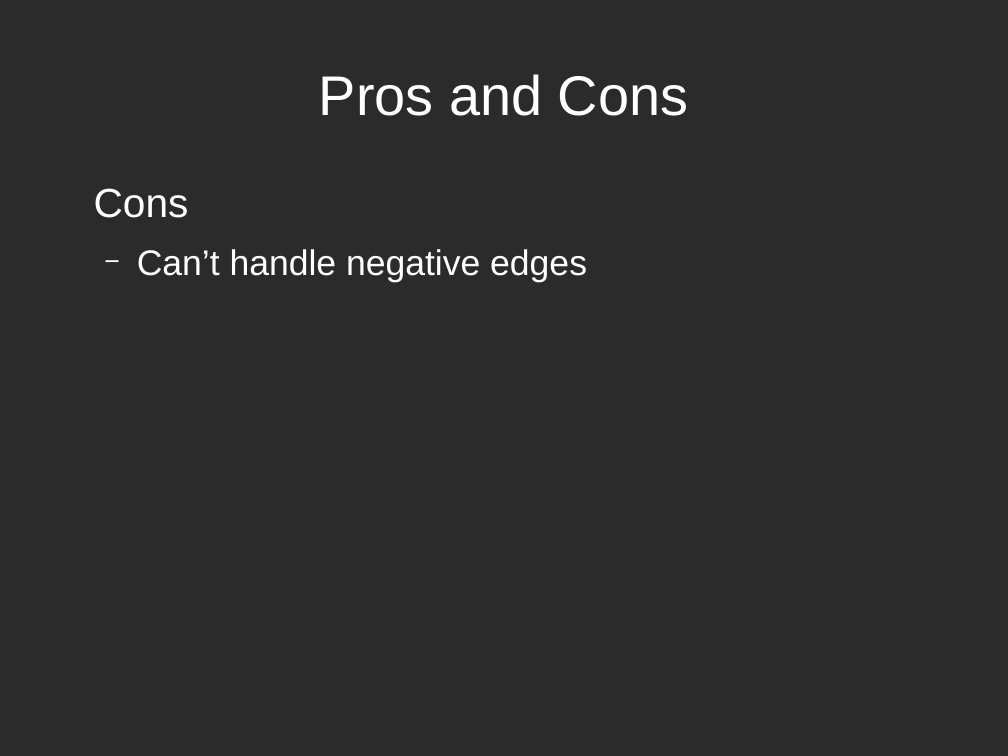
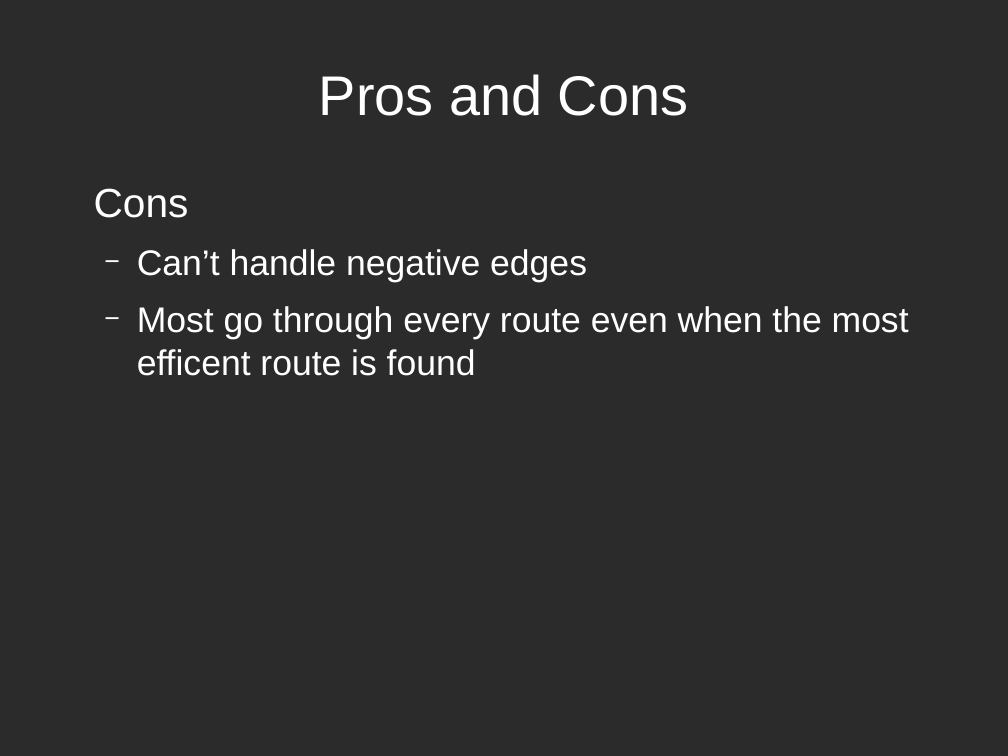
Before and after one commit to BrendanToolan/ResearchMethodsPresentation, a slide deck: slide 16 of DijkstraPresentation.odp (slide 17 before the commit). Drawn at 1008x756 pixels with LibreOffice and Linux fonts; fonts in the diff are those of the drawing; background and template pictures are left out; a plain dark background stands for a picture behind light text. Boxes give left, top, right and bottom in pixels: in the first picture for what was removed or moved away, otherwise in the second. Text is boxed around its words. In the diff, an @@ line names an element or a change of style, - is before the commit and + after.

```diff
--- a/DijkstraPresentation.odp
+++ b/DijkstraPresentation.odp
@@ text at box(137, 306, 909, 376): paragraph added @@
+  − Most go through every route even when the most efficent route is found
```
Also in this commit, not shown: 4 other slides changed, 1 slide removed, 1 other file.
